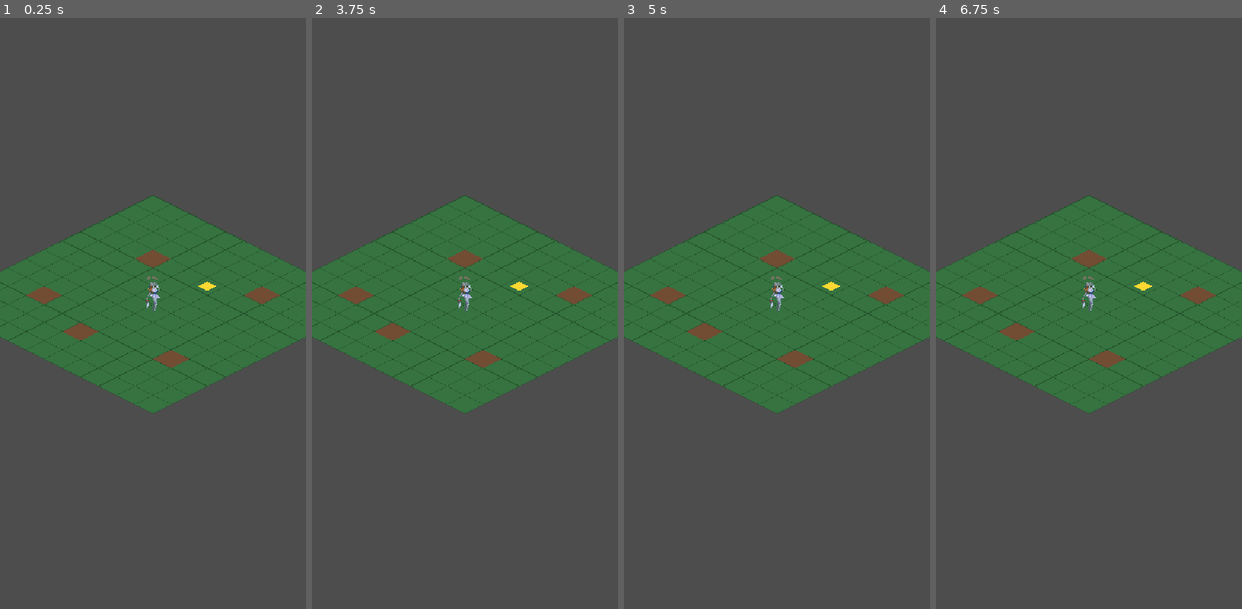
Above: before the commit, frames 1-4 (left to right).
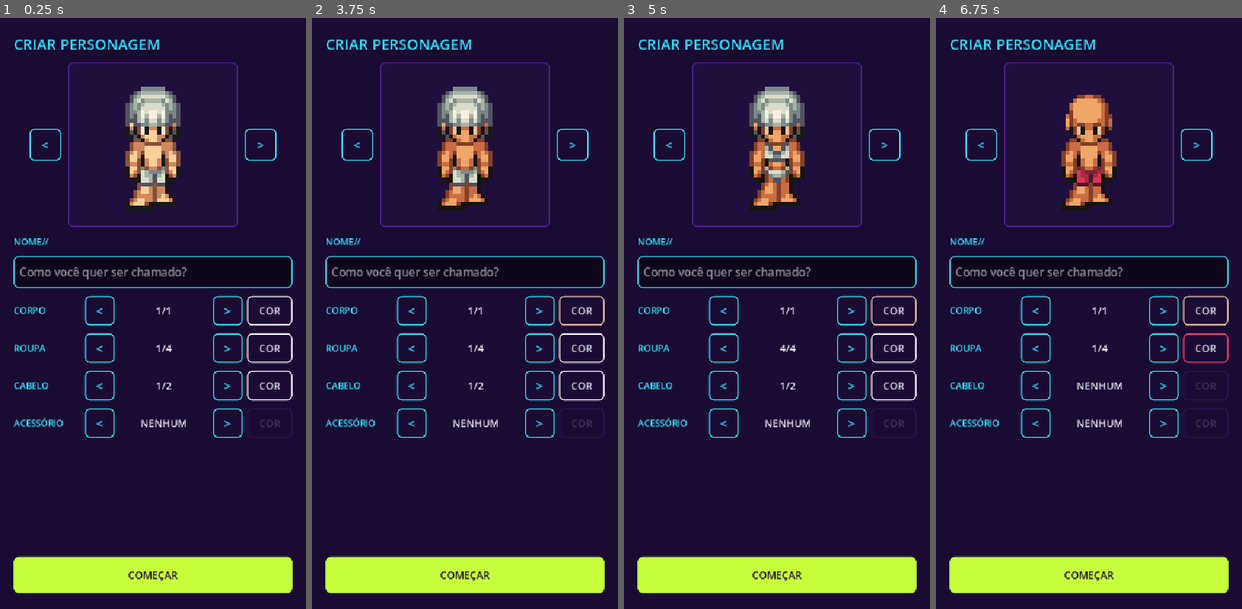
Above: after the commit, the same moments.

Repository: jotalv/project-zero
Game: Godot game, scene res://inicio.tscn
Same seed, same stepped clock (60 frames per second), same inputs: the game is played once before the commit and once after it. Before the commit the project starts from res://world.tscn.
Inputs (mouse positions are in pixels of both pictures, inside the frame that each line leads up to):
- Up to frame 1 (0.25 s): no input
- Up to frame 2 (3.75 s): click (357, 142) at 0.5 s, where only the run after the commit has a clickable "<"; click (572, 142) at 1.25 s, where only the run after the commit has a clickable ">"; click (412, 313) at 2 s, where only the run after the commit has a clickable "<"; click (538, 313) at 2.75 s, where only the run after the commit has a clickable ">"; click (581, 313) at 3.5 s, where only the run after the commit has a clickable "COR"
- Up to frame 3 (5 s): click (724, 348) at 4.25 s, where only the run after the commit has a clickable "<"
- Up to frame 4 (6.75 s): click (1162, 348) at 5 s, where only the run after the commit has a clickable ">"; click (1205, 348) at 5.75 s, where only the run after the commit has a clickable "COR"; click (1036, 384) at 6.5 s, where only the run after the commit has a clickable "<"

The runs differ from the first frame. In frame 1, 99% of the frame differs, in the area x 0-100%, y 0-100%; in frame 2, 99%; in frame 3, 99%; in frame 4, 100%.

Commit message:
feat(personagem): cria personagem no godot e liga as telas do app
- godot: tela de criar personagem para celular (nome, corpo, roupa, cabelo, acessório e cores), salva no aparelho
- godot: boneco em camadas com animação substitui o jogador.png no mapa; botão PERSONAGEM para editar
- app: rota /jogo carrega o export Web do Godot (npm run build:jogo gera public/jogo, fora do git)
- app: telas de Missões (antigo Mundo) e Configurações; menu da Home todo habilitado
- assets do personagem: Character Base de Seliel the Shaper (conferir licença antes de publicar)

Co-Authored-By: Claude Opus 5.5 <noreply@anthropic.com>

Diff:
--- /dev/null
+++ b/godot/criar_personagem.tscn
@@ -0,0 +1,12 @@
+[gd_scene load_steps=2 format=3]
+
+[ext_resource type="Script" path="res://scripts/criar_personagem.gd" id="1_criar_personagem"]
+
+[node name="CriarPersonagem" type="Control"]
+layout_mode = 3
+anchors_preset = 15
+anchor_right = 1.0
+anchor_bottom = 1.0
+grow_horizontal = 2
+grow_vertical = 2
+script = ExtResource("1_criar_personagem")
--- /dev/null
+++ b/godot/inicio.tscn
@@ -0,0 +1,6 @@
+[gd_scene load_steps=2 format=3]
+
+[ext_resource type="Script" path="res://scripts/inicio.gd" id="1_inicio"]
+
+[node name="Inicio" type="Node"]
+script = ExtResource("1_inicio")
--- a/godot/project.godot
+++ b/godot/project.godot
@@ -11,11 +11,12 @@
 [application]
 
 config/name="Project Zero"
-run/main_scene="res://world.tscn"
+run/main_scene="res://inicio.tscn"
 config/features=PackedStringArray("4.7", "GL Compatibility")
 
 [autoload]
 
+Personagem="*res://scripts/personagem.gd"
 Jogo="*res://scripts/jogo.gd"
 
 [display]
--- /dev/null
+++ b/godot/scripts/boneco.gd
@@ -0,0 +1,64 @@
+extends Node2D
+
+# Personagem montado em camadas (corpo, roupa, cabelo, acessório) a partir do autoload
+# Personagem. Usado na tela de criação e no mapa.
+# Folha 8x8 de quadros 64x64, quadro = linha * 8 + coluna:
+#   parado: coluna 0, linhas 0-3 | andando: colunas 0-5, linhas 4-7
+#   ordem das linhas: baixo, cima, direita, esquerda
+
+const DIRECOES := {"baixo": 0, "cima": 1, "direita": 2, "esquerda": 3}
+const QUADROS_ANDANDO := 6
+const FPS_ANDANDO := 10.0
+# Os pés ficam ~12 px abaixo do centro do quadro; o deslocamento deixa a
+# origem do nó nos pés, que é o ponto que encosta no chão do mapa.
+const DESLOCAMENTO_PES := Vector2(0, -12)
+
+var direcao := "baixo"
+var andando := false
+var _tempo := 0.0
+var _camadas := {}
+
+func _ready() -> void:
+	for camada in Personagem.CAMADAS:
+		var sprite := Sprite2D.new()
+		sprite.hframes = 8
+		sprite.vframes = 8
+		sprite.offset = DESLOCAMENTO_PES
+		sprite.texture_filter = CanvasItem.TEXTURE_FILTER_NEAREST
+		add_child(sprite)
+		_camadas[camada] = sprite
+	Personagem.aparencia_mudou.connect(atualizar_aparencia)
+	atualizar_aparencia()
+	_atualizar_quadro()
+
+func atualizar_aparencia() -> void:
+	for camada in Personagem.CAMADAS:
+		var sprite: Sprite2D = _camadas[camada]
+		sprite.texture = Personagem.textura(camada)
+		sprite.modulate = Personagem.cor(camada)
+
+func olhar(nova_direcao: String) -> void:
+	direcao = nova_direcao
+	_atualizar_quadro()
+
+func definir_andando(valor: bool) -> void:
+	if andando == valor:
+		return
+	andando = valor
+	_tempo = 0.0
+	_atualizar_quadro()
+
+func _process(delta: float) -> void:
+	if not andando:
+		return
+	_tempo += delta
+	_atualizar_quadro()
+
+func _atualizar_quadro() -> void:
+	var linha: int = DIRECOES[direcao]
+	var coluna := 0
+	if andando:
+		linha += 4
+		coluna = int(_tempo * FPS_ANDANDO) % QUADROS_ANDANDO
+	for sprite in _camadas.values():
+		sprite.frame = linha * 8 + coluna
--- /dev/null
+++ b/godot/scripts/criar_personagem.gd
@@ -0,0 +1,220 @@
+extends Control
+
+# Tela de criação de personagem, pensada para toque (viewport retrato 540x1040).
+# A interface é montada por código para manter os estilos num lugar só.
+
+const Boneco := preload("res://scripts/boneco.gd")
+
+const COR_FUNDO := Color(0.102, 0.043, 0.2)
+const COR_PAINEL := Color(0.122, 0.059, 0.239)
+const COR_MOLDURA := Color(0.29, 0.122, 0.561)
+const COR_CIANO := Color(0.208, 0.894, 1)
+const COR_LIMA := Color(0.784, 1, 0.239)
+const COR_ROSA := Color(1, 0.239, 0.62)
+const COR_TEXTO := Color(0.906, 0.906, 0.953)
+
+const NOMES_CAMADAS := {
+	"corpo": "CORPO",
+	"roupa": "ROUPA",
+	"cabelo": "CABELO",
+	"acessorio": "ACESSÓRIO",
+}
+const ORDEM_DIRECOES := ["baixo", "esquerda", "cima", "direita"]
+const ESCALA_PREVIA := 7.0
+const NOME_MIN := 3
+const NOME_MAX := 16
+
+var _boneco: Node2D
+var _campo_nome: LineEdit
+var _erro: Label
+var _valores := {}
+var _botoes_cor := {}
+var _indice_direcao := 0
+
+func _ready() -> void:
+	set_anchors_preset(Control.PRESET_FULL_RECT)
+	_montar_interface()
+	_campo_nome.text = Personagem.nome
+	Personagem.aparencia_mudou.connect(_atualizar_valores)
+	_atualizar_valores()
+
+func _montar_interface() -> void:
+	var fundo := ColorRect.new()
+	fundo.color = COR_FUNDO
+	fundo.set_anchors_preset(Control.PRESET_FULL_RECT)
+	add_child(fundo)
+
+	var margem := MarginContainer.new()
+	margem.set_anchors_preset(Control.PRESET_FULL_RECT)
+	for lado in ["left", "right"]:
+		margem.add_theme_constant_override("margin_" + lado, 24)
+	margem.add_theme_constant_override("margin_top", 28)
+	margem.add_theme_constant_override("margin_bottom", 28)
+	add_child(margem)
+
+	var coluna := VBoxContainer.new()
+	coluna.add_theme_constant_override("separation", 14)
+	margem.add_child(coluna)
+
+	# Topo: título e, se o personagem já existe, botão de voltar
+	var topo := HBoxContainer.new()
+	coluna.add_child(topo)
+	var titulo := _label("EDITAR PERSONAGEM" if Personagem.criado else "CRIAR PERSONAGEM", 26, COR_CIANO)
+	titulo.size_flags_horizontal = Control.SIZE_EXPAND_FILL
+	topo.add_child(titulo)
+	if Personagem.criado:
+		var voltar := _botao("VOLTAR", COR_ROSA, Vector2(110, 48))
+		voltar.pressed.connect(_ir_para_mundo)
+		topo.add_child(voltar)
+
+	coluna.add_child(_montar_previa())
+
+	coluna.add_child(_label("NOME//", 16, COR_CIANO))
+	_campo_nome = LineEdit.new()
+	_campo_nome.placeholder_text = "Como você quer ser chamado?"
+	_campo_nome.max_length = NOME_MAX
+	_campo_nome.custom_minimum_size = Vector2(0, 56)
+	_campo_nome.add_theme_font_size_override("font_size", 20)
+	_campo_nome.add_theme_color_override("font_color", COR_TEXTO)
+	_campo_nome.add_theme_stylebox_override("normal", _caixa(Color(0.024, 0.016, 0.047, 0.6), COR_CIANO))
+	_campo_nome.add_theme_stylebox_override("focus", _caixa(Color(0.024, 0.016, 0.047, 0.6), COR_LIMA))
+	_campo_nome.text_submitted.connect(func(_t): _campo_nome.release_focus())
+	coluna.add_child(_campo_nome)
+
+	for camada in Personagem.CAMADAS:
+		coluna.add_child(_montar_linha_camada(camada))
+
+	_erro = _label("", 16, COR_ROSA)
+	_erro.horizontal_alignment = HORIZONTAL_ALIGNMENT_CENTER
+	coluna.add_child(_erro)
+
+	var espaco := Control.new()
+	espaco.size_flags_vertical = Control.SIZE_EXPAND_FILL
+	coluna.add_child(espaco)
+
+	var confirmar := _botao("SALVAR" if Personagem.criado else "COMEÇAR", COR_FUNDO, Vector2(0, 64), COR_LIMA)
+	confirmar.pressed.connect(_confirmar)
+	coluna.add_child(confirmar)
+
+func _montar_previa() -> Control:
+	var linha := HBoxContainer.new()
+	linha.alignment = BoxContainer.ALIGNMENT_CENTER
+	linha.add_theme_constant_override("separation", 12)
+
+	var girar_esq := _botao("<", COR_CIANO, Vector2(56, 56))
+	girar_esq.size_flags_vertical = Control.SIZE_SHRINK_CENTER
+	girar_esq.pressed.connect(_girar.bind(-1))
+	linha.add_child(girar_esq)
+
+	var painel := Panel.new()
+	painel.custom_minimum_size = Vector2(300, 290)
+	painel.add_theme_stylebox_override("panel", _caixa(COR_PAINEL, COR_MOLDURA))
+	linha.add_child(painel)
+
+	_boneco = Boneco.new()
+	_boneco.scale = Vector2(ESCALA_PREVIA, ESCALA_PREVIA)
+	# os pés do boneco ficam na origem; ~32 px de altura * escala cabem no painel
+	_boneco.position = Vector2(150, 260)
+	painel.add_child(_boneco)
+
+	var girar_dir := _botao(">", COR_CIANO, Vector2(56, 56))
+	girar_dir.size_flags_vertical = Control.SIZE_SHRINK_CENTER
+	girar_dir.pressed.connect(_girar.bind(1))
+	linha.add_child(girar_dir)
+	return linha
+
+func _montar_linha_camada(camada: String) -> Control:
+	var linha := HBoxContainer.new()
+	linha.add_theme_constant_override("separation", 8)
+
+	var nome := _label(NOMES_CAMADAS[camada], 16, COR_CIANO)
+	nome.custom_minimum_size = Vector2(118, 0)
+	linha.add_child(nome)
+
+	var anterior := _botao("<", COR_CIANO, Vector2(52, 52))
+	anterior.pressed.connect(Personagem.trocar_opcao.bind(camada, -1))
+	linha.add_child(anterior)
+
+	var valor := _label("", 18, COR_TEXTO)
+	valor.horizontal_alignment = HORIZONTAL_ALIGNMENT_CENTER
+	valor.size_flags_horizontal = Control.SIZE_EXPAND_FILL
+	linha.add_child(valor)
+	_valores[camada] = valor
+
+	var proximo := _botao(">", COR_CIANO, Vector2(52, 52))
+	proximo.pressed.connect(Personagem.trocar_opcao.bind(camada, 1))
+	linha.add_child(proximo)
+
+	var botao_cor := _botao("COR", COR_TEXTO, Vector2(80, 52))
+	botao_cor.pressed.connect(Personagem.trocar_cor.bind(camada, 1))
+	linha.add_child(botao_cor)
+	_botoes_cor[camada] = botao_cor
+	return linha
+
+func _atualizar_valores() -> void:
+	for camada in Personagem.CAMADAS:
+		# camadas opcionais têm "nenhum" (null) na posição 0, que não entra na contagem
+		var tem_nenhum: bool = Personagem.OPCOES[camada][0] == null
+		var total: int = Personagem.OPCOES[camada].size() - (1 if tem_nenhum else 0)
+		var numero: int = Personagem.indice_opcao[camada] + (0 if tem_nenhum else 1)
+		var vazio := Personagem.textura(camada) == null
+		_valores[camada].text = "NENHUM" if vazio else "%d/%d" % [numero, total]
+		var botao_cor: Button = _botoes_cor[camada]
+		botao_cor.disabled = vazio
+		# a borda do botão mostra a cor escolhida
+		var estilo := _caixa(COR_FUNDO, Personagem.cor(camada) if not vazio else COR_MOLDURA)
+		botao_cor.add_theme_stylebox_override("normal", estilo)
+		botao_cor.add_theme_stylebox_override("hover", estilo)
+		botao_cor.add_theme_stylebox_override("pressed", estilo)
+		botao_cor.add_theme_stylebox_override("disabled", estilo)
+		botao_cor.modulate.a = 0.4 if vazio else 1.0
+
+func _girar(passo: int) -> void:
+	_indice_direcao = posmod(_indice_direcao + passo, ORDEM_DIRECOES.size())
+	_boneco.olhar(ORDEM_DIRECOES[_indice_direcao])
+
+func _confirmar() -> void:
+	var nome := _campo_nome.text.strip_edges()
+	if nome.length() < NOME_MIN or nome.length() > NOME_MAX:
+		_erro.text = "O nome precisa ter entre %d e %d caracteres." % [NOME_MIN, NOME_MAX]
+		return
+	Personagem.nome = nome
+	Personagem.salvar()
+	_ir_para_mundo()
+
+func _ir_para_mundo() -> void:
+	get_tree().change_scene_to_file("res://world.tscn")
+
+func _label(texto: String, tamanho: int, cor_fonte: Color) -> Label:
+	var label := Label.new()
+	label.text = texto
+	label.add_theme_font_size_override("font_size", tamanho)
+	label.add_theme_color_override("font_color", cor_fonte)
+	label.vertical_alignment = VERTICAL_ALIGNMENT_CENTER
+	return label
+
+func _botao(texto: String, cor_fonte: Color, tamanho_min: Vector2, cor_fundo: Color = COR_FUNDO) -> Button:
+	var botao := Button.new()
+	botao.text = texto
+	botao.custom_minimum_size = tamanho_min
+	botao.focus_mode = Control.FOCUS_NONE
+	botao.add_theme_font_size_override("font_size", 22 if texto.length() == 1 else 18)
+	for estado in ["font_color", "font_hover_color", "font_pressed_color"]:
+		botao.add_theme_color_override(estado, cor_fonte)
+	var borda := cor_fundo if cor_fundo != COR_FUNDO else cor_fonte
+	var normal := _caixa(cor_fundo, borda)
+	var apertado := _caixa(cor_fundo.lightened(0.15), borda)
+	botao.add_theme_stylebox_override("normal", normal)
+	botao.add_theme_stylebox_override("hover", normal)
+	botao.add_theme_stylebox_override("pressed", apertado)
+	return botao
+
+func _caixa(fundo: Color, borda: Color) -> StyleBoxFlat:
+	var estilo := StyleBoxFlat.new()
+	estilo.bg_color = fundo
+	estilo.border_color = borda
+	estilo.set_border_width_all(2)
+	estilo.set_corner_radius_all(8)
+	estilo.content_margin_left = 10
+	estilo.content_margin_right = 10
+	return estilo
--- /dev/null
+++ b/godot/scripts/inicio.gd
@@ -0,0 +1,7 @@
+extends Node
+
+# Cena inicial: quem ainda não criou o personagem vai para a criação; os demais, para o mapa.
+
+func _ready() -> void:
+	var cena := "res://world.tscn" if Personagem.criado else "res://criar_personagem.tscn"
+	get_tree().change_scene_to_file.call_deferred(cena)
--- a/godot/scripts/jogo.gd
+++ b/godot/scripts/jogo.gd
@@ -101,7 +101,9 @@
 	estado_mudou.emit()
 
 func iniciar_batalha(inimigo_id: String, personagem_id: String = "jogador") -> void:
-	personagem_atual = PERSONAGENS[personagem_id]
+	personagem_atual = PERSONAGENS[personagem_id].duplicate()
+	if personagem_id == "jogador" and Personagem.nome != "":
+		personagem_atual.nome = Personagem.nome
 	inimigo_atual = INIMIGOS[inimigo_id]
 	hp_jogador = personagem_atual.hp_max
 	hp_inimigo = inimigo_atual.hp_max
--- a/godot/scripts/mundo.gd
+++ b/godot/scripts/mundo.gd
@@ -16,6 +16,12 @@
 
 @onready var item_visual: Node2D = $Entidades/Item
 @onready var dialogo: CanvasLayer = $DialogoBatalha
+@onready var botao_personagem: Button = $Hud/BotaoPersonagem
+
+func _ready() -> void:
+	botao_personagem.pressed.connect(func():
+		get_tree().change_scene_to_file("res://criar_personagem.tscn")
+	)
 
 func esta_livre(celula: Vector2i) -> bool:
 	if celula.x < 0 or celula.x >= COLUNAS or celula.y < 0 or celula.y >= LINHAS:
--- a/godot/scripts/mundo_jogador.gd
+++ b/godot/scripts/mundo_jogador.gd
@@ -6,6 +6,8 @@
 
 var grid_pos := Vector2i(6, 6)
 var em_movimento := false
+
+@onready var boneco: Node2D = $Boneco
 
 func _ready() -> void:
 	position = grid_para_tela(grid_pos)
@@ -17,22 +19,32 @@
 	if em_movimento:
 		return
 	var direcao := Vector2i.ZERO
+	var olhar := ""
 	if Input.is_action_pressed("ui_up"):
 		direcao = Vector2i(0, -1)
+		olhar = "cima"
 	elif Input.is_action_pressed("ui_down"):
 		direcao = Vector2i(0, 1)
+		olhar = "baixo"
 	elif Input.is_action_pressed("ui_left"):
 		direcao = Vector2i(-1, 0)
+		olhar = "esquerda"
 	elif Input.is_action_pressed("ui_right"):
 		direcao = Vector2i(1, 0)
-	if direcao != Vector2i.ZERO:
-		_tentar_mover(direcao)
+		olhar = "direita"
+	if direcao == Vector2i.ZERO:
+		boneco.definir_andando(false)
+		return
+	boneco.olhar(olhar)
+	_tentar_mover(direcao)
 
 func _tentar_mover(direcao: Vector2i) -> void:
 	var destino := grid_pos + direcao
 	if not get_parent().get_parent().esta_livre(destino):
+		boneco.definir_andando(false)
 		return
 	em_movimento = true
+	boneco.definir_andando(true)
 	grid_pos = destino
 	var tween := create_tween()
 	tween.tween_property(self, "position", grid_para_tela(grid_pos), DURACAO_PASSO)
--- /dev/null
+++ b/godot/scripts/personagem.gd
@@ -0,0 +1,114 @@
+extends Node
+
+# Autoload: aparência e nome do personagem do jogador.
+# Baseado no criador de personagem da série "Oops I Dev'd" (assets: Seliel the Shaper,
+# "Character Base" no itch.io). Cada camada é uma folha 8x8 de quadros 64x64.
+# As escolhas ficam salvas no aparelho (user://, no navegador vai para o IndexedDB).
+
+const CAMINHO_SAVE := "user://personagem.cfg"
+
+const CAMADAS := ["corpo", "roupa", "cabelo", "acessorio"]
+
+# Opções de cada camada. null = "nenhum".
+const OPCOES := {
+	"corpo": [
+		preload("res://assets/personagem/corpo/char_a_p1_0bas_humn_v01.png"),
+	],
+	"roupa": [
+		preload("res://assets/personagem/roupa/char_a_p1_1out_boxr_v01.png"),
+		preload("res://assets/personagem/roupa/char_a_p1_1out_fstr_v04.png"),
+		preload("res://assets/personagem/roupa/char_a_p1_1out_pfpn_v04.png"),
+		preload("res://assets/personagem/roupa/char_a_p1_1out_undi_v01.png"),
+	],
+	"cabelo": [
+		null,
+		preload("res://assets/personagem/cabelo/char_a_p1_4har_bob1_v01.png"),
+		preload("res://assets/personagem/cabelo/char_a_p1_4har_dap1_v01.png"),
+	],
+	"acessorio": [
+		null,
+		preload("res://assets/personagem/acessorio/char_a_p1_5hat_pfht_v04.png"),
+		preload("res://assets/personagem/acessorio/char_a_p1_5hat_pnty_v04.png"),
+	],
+}
+
+const CORES_PELE := [
+	Color(1, 1, 1),
+	Color(0.96, 0.80, 0.69),
+	Color(0.72, 0.54, 0.39),
+	Color(0.45, 0.34, 0.27),
+]
+
+const CORES_CABELO := [
+	Color(1, 1, 1),
+	Color(0.1, 0.1, 0.1),
+	Color(0.4, 0.2, 0.1),
+	Color(0.9, 0.6, 0.2),
+	Color(0.5, 0.25, 0),
+]
+
+const CORES_ROUPA := [
+	Color(1, 1, 1),
+	Color(1, 0.24, 0.43),
+	Color(0.78, 1, 0.24),
+	Color(0.21, 0.89, 1),
+	Color(0.55, 0.35, 1),
+	Color(0.15, 0.15, 0.2),
+]
+
+const CORES := {
+	"corpo": CORES_PELE,
+	"roupa": CORES_ROUPA,
+	"cabelo": CORES_CABELO,
+	"acessorio": CORES_ROUPA,
+}
+
+signal aparencia_mudou
+
+var nome := ""
+var indice_opcao := {"corpo": 0, "roupa": 0, "cabelo": 1, "acessorio": 0}
+var indice_cor := {"corpo": 0, "roupa": 0, "cabelo": 0, "acessorio": 0}
+var criado := false
+
+func _ready() -> void:
+	carregar()
+
+func textura(camada: String) -> Texture2D:
+	return OPCOES[camada][indice_opcao[camada]]
+
+func cor(camada: String) -> Color:
+	return CORES[camada][indice_cor[camada]]
+
+func trocar_opcao(camada: String, passo: int) -> void:
+	var total: int = OPCOES[camada].size()
+	indice_opcao[camada] = posmod(indice_opcao[camada] + passo, total)
+	aparencia_mudou.emit()
+
+func trocar_cor(camada: String, passo: int) -> void:
+	var total: int = CORES[camada].size()
+	indice_cor[camada] = posmod(indice_cor[camada] + passo, total)
+	aparencia_mudou.emit()
+
+func salvar() -> void:
+	var cfg := ConfigFile.new()
+	cfg.set_value("personagem", "nome", nome)
+	cfg.set_value("personagem", "opcoes", indice_opcao)
+	cfg.set_value("personagem", "cores", indice_cor)
+	cfg.save(CAMINHO_SAVE)
+	criado = true
+
+func carregar() -> void:
+	var cfg := ConfigFile.new()
+	if cfg.load(CAMINHO_SAVE) != OK:
+		return
+	nome = cfg.get_value("personagem", "nome", "")
+	_mesclar_indices(indice_opcao, cfg.get_value("personagem", "opcoes", {}), OPCOES)
+	_mesclar_indices(indice_cor, cfg.get_value("personagem", "cores", {}), CORES)
+	criado = nome != ""
+
+# Ignora índices que não existem mais (ex.: uma opção foi removida dos assets)
+func _mesclar_indices(destino: Dictionary, salvo: Dictionary, listas: Dictionary) -> void:
+	for camada in CAMADAS:
+		var valor = salvo.get(camada)
+		if valor is int and valor >= 0 and valor < listas[camada].size():
+			destino[camada] = valor
--- a/godot/world.tscn
+++ b/godot/world.tscn
@@ -3,7 +3,7 @@
 [ext_resource type="Script" path="res://scripts/mundo.gd" id="1_mundo"]
 [ext_resource type="Script" path="res://scripts/mapa_visual.gd" id="2_mapa_visual"]
 [ext_resource type="Script" path="res://scripts/mundo_jogador.gd" id="3_mundo_jogador"]
-[ext_resource type="Texture2D" path="res://assets/sprites/jogador.png" id="4_jogador_sprite"]
+[ext_resource type="Script" path="res://scripts/boneco.gd" id="4_boneco"]
 [ext_resource type="Script" path="res://scripts/dialogo_batalha.gd" id="5_dialogo_batalha"]
 
 [sub_resource type="StyleBoxFlat" id="StyleBoxFlat_painel_dialogo"]
@@ -84,10 +84,9 @@
 [node name="Player" type="Node2D" parent="Entidades"]
 script = ExtResource("3_mundo_jogador")
 
-[node name="Sprite2D" type="Sprite2D" parent="Entidades/Player"]
-texture = ExtResource("4_jogador_sprite")
-scale = Vector2(0.04, 0.04)
-offset = Vector2(0, -800)
+[node name="Boneco" type="Node2D" parent="Entidades/Player"]
+scale = Vector2(2, 2)
+script = ExtResource("4_boneco")
 
 [node name="Camera2D" type="Camera2D" parent="Entidades/Player"]
 current = true
@@ -132,3 +131,18 @@
 theme_override_colors/font_color = Color(1, 0.24, 0.43, 1)
 theme_override_styles/normal = SubResource("StyleBoxFlat_botao_dialogo")
 text = "NÃO"
+
+[node name="Hud" type="CanvasLayer" parent="."]
+
+[node name="BotaoPersonagem" type="Button" parent="Hud"]
+offset_left = 330.0
+offset_top = 20.0
+offset_right = 520.0
+offset_bottom = 72.0
+focus_mode = 0
+theme_override_colors/font_color = Color(0.207843, 0.890196, 1, 1)
+theme_override_font_sizes/font_size = 18
+theme_override_styles/normal = SubResource("StyleBoxFlat_botao_dialogo")
+theme_override_styles/hover = SubResource("StyleBoxFlat_botao_dialogo")
+theme_override_styles/pressed = SubResource("StyleBoxFlat_botao_dialogo")
+text = "PERSONAGEM"
Binary file added: godot/assets/personagem/acessorio/char_a_p1_5hat_pfht_v04.png
Not shown, added: godot/assets/personagem/acessorio/char_a_p1_5hat_pfht_v04.png.import
Binary file added: godot/assets/personagem/acessorio/char_a_p1_5hat_pnty_v04.png
Not shown, added: godot/assets/personagem/acessorio/char_a_p1_5hat_pnty_v04.png.import
Binary file added: godot/assets/personagem/cabelo/char_a_p1_4har_bob1_v01.png
Not shown, added: godot/assets/personagem/cabelo/char_a_p1_4har_bob1_v01.png.import
Binary file added: godot/assets/personagem/cabelo/char_a_p1_4har_dap1_v01.png
Not shown, added: godot/assets/personagem/cabelo/char_a_p1_4har_dap1_v01.png.import
Binary file added: godot/assets/personagem/corpo/char_a_p1_0bas_humn_v01.png
Not shown, added: godot/assets/personagem/corpo/char_a_p1_0bas_humn_v01.png.import
Binary file added: godot/assets/personagem/roupa/char_a_p1_1out_boxr_v01.png
Not shown, added: godot/assets/personagem/roupa/char_a_p1_1out_boxr_v01.png.import
(and 21 more such lines)
